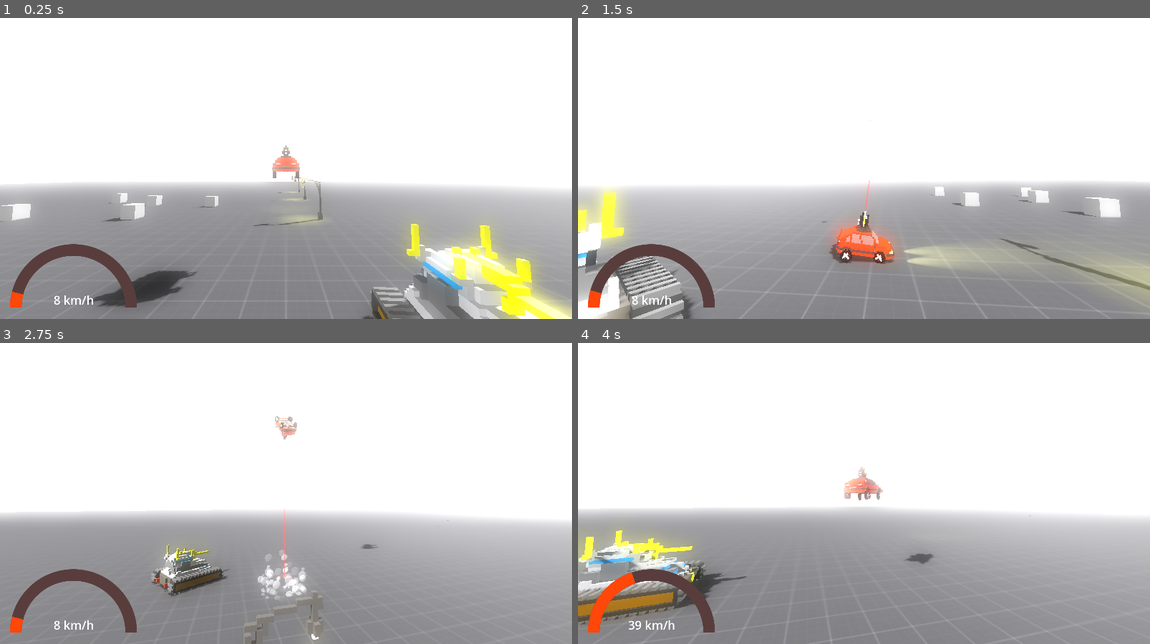
Above: before the commit, frames 1-4 (two rows, left to right).
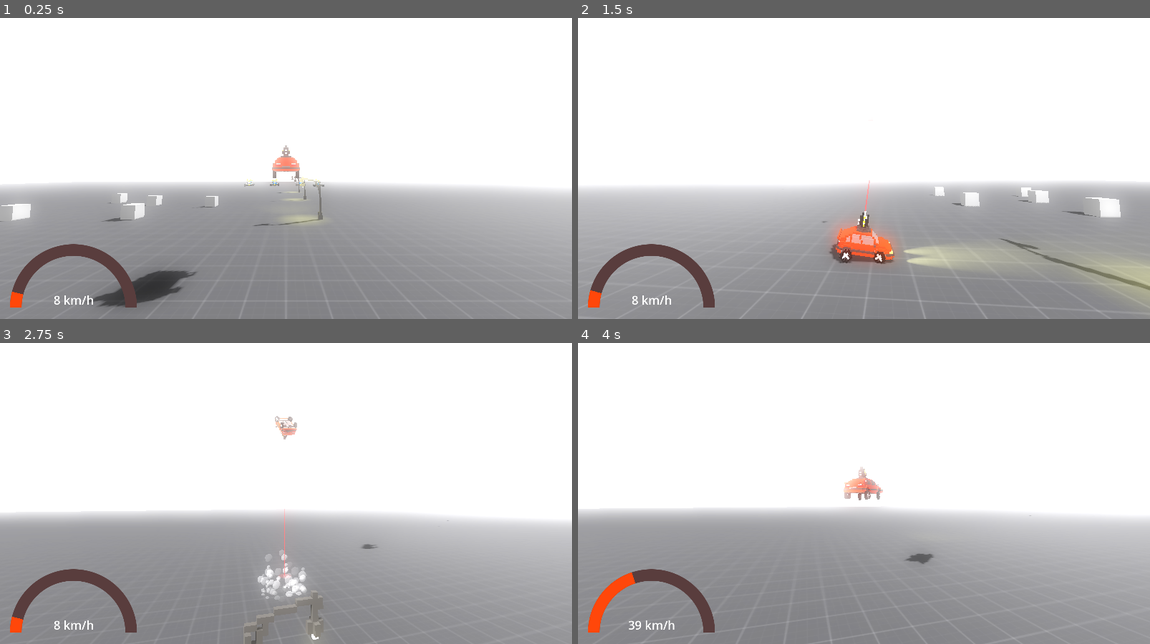
Above: after the commit, the same moments.

Repository: applejag/bornhack-2024-game
Game: Godot game, scene res://scenes/world.tscn
Same seed, same stepped clock (60 frames per second), same inputs: the game is played once before the commit and once after it.
Inputs:
- Up to frame 1 (0.25 s): no input
- Up to frame 2 (1.5 s): tap R (reset_car) at 0.5, 1.25 s; hold D (steer_right) 0.53-1.28 s; tap Ctrl (fire) at 0.6, 1.35 s; tap Space (jump) at 0.77 s; hold S (move_back) from 1.28 s (still down)
- Up to frame 3 (2.75 s): tap Space (jump) at 1.52 s; tap R (reset_car) at 2 s; release S (move_back) at 2.03 s; hold D (steer_right) from 2.03 s (still down); tap Ctrl (fire) at 2.1 s
- Up to frame 4 (4 s): tap R (reset_car) at 2.75, 3.5 s; release D (steer_right) at 2.78 s; hold W (move_forward) 2.78-3.53 s; tap Ctrl (fire) at 2.85, 3.6 s; tap Space (jump) at 3.02, 3.77 s; hold A (steer_left) from 3.53 s (still down)

The runs differ from the first frame. In frame 1, 5.8% of the frame differs, in the area x 42-100%, y 53-100%; in frame 2, 3.6%; in frame 3, 1.1%; in frame 4, 3.5%.

Commit message:
Out of bounds check

Diff:
--- /dev/null
+++ b/scenes/OutOfBoundTrigger.gd
@@ -0,0 +1,26 @@
+class_name OutOfBoundsTrigger
+extends Node3D
+
+@export var max_position: Vector3 = 100 * Vector3.ONE
+@export var min_position: Vector3 = -100 * Vector3.ONE
+
+signal out_of_bounds()
+
+func _ready() -> void:
+	var timer = Timer.new()
+	timer.wait_time = 10
+	timer.one_shot = false
+	add_child(timer)
+	timer.start()
+
+	timer.connect("timeout", self._on_timer_timeout)
+
+func _on_timer_timeout() -> void:
+	var current = global_position
+	if current.x < min_position.x \
+		or current.y < min_position.y \
+		or current.z < min_position.z \
+		or current.x > max_position.x \
+		or current.y > max_position.y \
+		or current.z > max_position.z:
+		out_of_bounds.emit()
--- a/scenes/tank.gd
+++ b/scenes/tank.gd
@@ -40,3 +40,7 @@
 	velocity.z = move_toward(velocity.z, forward.z * target_speed, acceleration * delta)
 
 	move_and_slide()
+
+# Triggered when out of bounds or when health is depleted
+func _on_death():
+	queue_free()
--- a/scenes/tank1.tscn
+++ b/scenes/tank1.tscn
@@ -1,8 +1,9 @@
-[gd_scene load_steps=7 format=3 uid="uid://wklnh5bbbv0w"]
+[gd_scene load_steps=8 format=3 uid="uid://wklnh5bbbv0w"]
 
 [ext_resource type="PackedScene" uid="uid://c3tocc7oitrjg" path="res://models/tank1.gltf" id="1_3r31d"]
 [ext_resource type="Script" path="res://scenes/tank.gd" id="1_15cxf"]
 [ext_resource type="Script" path="res://scenes/health.gd" id="1_h3ebx"]
+[ext_resource type="Script" path="res://scenes/OutOfBoundTrigger.gd" id="3_x7a0f"]
 
 [sub_resource type="CapsuleShape3D" id="CapsuleShape3D_un67q"]
 radius = 0.344616
@@ -25,6 +26,9 @@
 health = 5
 max_health = 5
 
+[node name="OutOfBoundTrigger" type="Node3D" parent="."]
+script = ExtResource("3_x7a0f")
+
 [node name="tank1" parent="." instance=ExtResource("1_3r31d")]
 transform = Transform3D(-4.37114e-08, 0, -1, 0, 1, 0, 1, 0, -4.37114e-08, 0, 0, 0)
 
@@ -44,6 +48,7 @@
 transform = Transform3D(1.91069e-15, -4.37114e-08, -1, -1, -4.37114e-08, 0, -4.37114e-08, 1, -4.37114e-08, 0.000254038, 0.407247, -0.0609694)
 shape = SubResource("BoxShape3D_xggio")
 
-[connection signal="health_depleted" from="Health" to="." method="queue_free"]
+[connection signal="health_depleted" from="Health" to="." method="_on_death"]
+[connection signal="out_of_bounds" from="OutOfBoundTrigger" to="." method="_on_death"]
 
 [editable path="tank1"]
--- a/scenes/world.tscn
+++ b/scenes/world.tscn
@@ -183,7 +183,16 @@
 shape = SubResource("BoxShape3D_ev1p2")
 
 [node name="tank1" parent="." instance=ExtResource("7_dp2in")]
-transform = Transform3D(1, 0, 0, 0, 1, 0, 0, 0, 1, 3.1224, 0, 5.12709)
+transform = Transform3D(1, 0, 0, 0, 1, 0, 0, 0, 1, 4.31683, 0, -52.6876)
+
+[node name="tank2" parent="." instance=ExtResource("7_dp2in")]
+transform = Transform3D(1, 0, 0, 0, 1, 0, 0, 0, 1, 8.91915, 0, -49.2783)
+
+[node name="tank3" parent="." instance=ExtResource("7_dp2in")]
+transform = Transform3D(1, 0, 0, 0, 1, 0, 0, 0, 1, -3.38224, -9.53674e-07, -54.5612)
+
+[node name="tank4" parent="." instance=ExtResource("7_dp2in")]
+transform = Transform3D(1, 0, 0, 0, 1, 0, 0, 0, 1, -10.6, -9.53674e-07, -52.4361)
 
 [connection signal="health_depleted" from="Enemy/Health" to="Enemy" method="queue_free"]
 [connection signal="health_depleted" from="Enemy2/Health" to="Enemy2" method="queue_free"]
